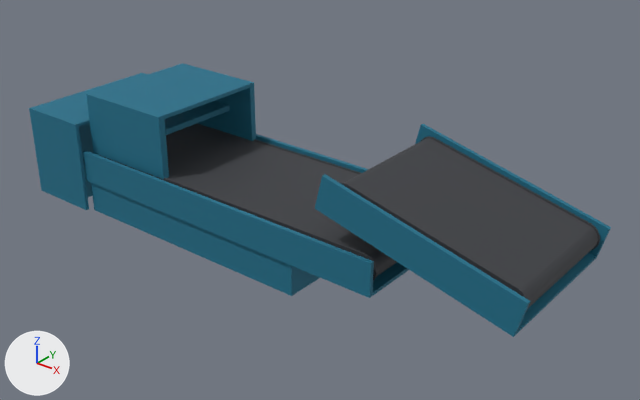
The FBX model Carcassonne-Unity/Assets/Game/machines/Models/optique.fbx as it was, and as the next commit left it.
Before and after are seen from a 50 mm camera at (10.69, -11.36, 8.28) aimed at (1.55, 0.06, 1.2). The axes (+X, +Y, +Z) are drawn at lower left. The lights are the same throughout. Where no turn or scale is listed for an object, it has been applied to the vertices.

Names of what the first picture shows: 'base', 'cam_derriere', 'cam_devant', 'convoyeur', 'convoyeur_trioptique', 'mur_derriere', 'mur_devant', 'overband:pCylinder6', 'overband:polySurface2', 'pCylinder6', 'polySurface2'.
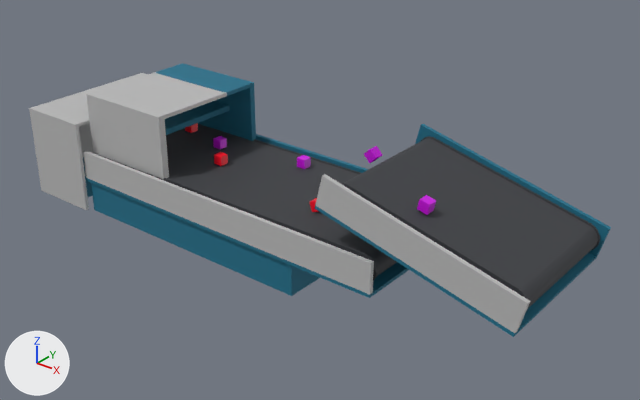
Pixel boxes [x1, y1, x2, y2] of what changed, in the pictures (640 x 400 px):
'polySurface2', recoloured (cyan to grey): [83, 151, 374, 294] in both
'overband:polySurface2', recoloured (cyan to grey): [315, 174, 531, 333] in both
'cam_devant', recoloured (cyan to grey): [86, 72, 227, 179] in both
'mur_devant', recoloured (cyan to grey): [29, 86, 107, 210] in both
'pCube9', added: after [417, 195, 436, 215]
'pCube10', added: after [364, 146, 382, 163]
'pCube5', added: after [214, 152, 228, 166]
'pCube7', added: after [297, 155, 311, 169]
'pCube6', added: after [213, 136, 227, 150]
'mur_derriere', recoloured: [102, 73, 148, 87] in both
'pCube2', added: after [185, 123, 198, 133]
'pCube3', added: after [309, 198, 319, 212]

The change, as a diff of the scene's bpy script:
```diff
--- a/Carcassonne-Unity/Assets/Game/machines/Models/optique.fbx.py
+++ b/Carcassonne-Unity/Assets/Game/machines/Models/optique.fbx.py
@@ me_mesh_008 @@
 me_mesh_008.from_pydata(...)  # 8 vertices, 6 faces; spans x -3.47..3.49, y -0.75..-0.67, z -0.29..0.29
-me_mesh_008.materials.append(mat_bleu)  # cyan #196f8a
+me_mesh_008.materials.append(mat_outsidebleu)  # grey #bcbcbc
@@ me_mesh_006 @@
 me_mesh_006.from_pydata(...)  # 26 vertices, 22 faces; spans x -1.5..0.0, y 0.0..1.17, z -1.84..0.0
-me_mesh_006.materials.append(mat_bleu)  # cyan #196f8a
+me_mesh_006.materials.append(mat_outsidebleu)  # grey #bcbcbc
@@ me_mesh_001 @@
 me_mesh_001.from_pydata(...)  # 8 vertices, 6 faces; spans x -1.84..1.84, y -0.75..-0.67, z -0.72..0.72
-me_mesh_001.materials.append(mat_bleu)  # cyan #196f8a
+me_mesh_001.materials.append(mat_outsidebleu)  # grey #bcbcbc
@@ me_mesh_010 @@
 me_mesh_010.from_pydata(...)  # 33 vertices, 25 faces; spans x -1.02..1.02, y -0.8..0.96, z -0.51..0.71
-me_mesh_010.materials.append(mat_bleu)  # cyan #196f8a
+me_mesh_010.materials.append(mat_outsidebleu)  # grey #bcbcbc
@@ me_mesh_005 @@
 me_mesh_005.from_pydata(...)  # 26 vertices, 22 faces; spans x -1.5..0.0, y -1.82..0.0, z -1.84..0.0
-me_mesh_005.materials.append(mat_bleu)  # cyan #196f8a
+me_mesh_005.materials.append(mat_outsidebleu)  # grey #bcbcbc
@@ ob_pcube5 @@
+ob_pcube5 = bpy.data.objects.new('pCube5', me_mesh_016)  # 56 vertices, 54 faces; spans x -0.098..0.098, y -0.096..0.096, z -0.098..0.098; in mat_dechetredmat (red #ff0024)
+ob_pcube5.location = (-0.58, -0.32, 1.57)
@@ ob_pcube2 @@
+ob_pcube2 = bpy.data.objects.new('pCube2', me_mesh_013)  # 56 vertices, 54 faces; spans x -0.098..0.098, y -0.096..0.096, z -0.098..0.098; in mat_dechetredmat (red #ff0024)
+ob_pcube2.location = (-2.24, 0.51, 1.58)
@@ ob_pcube9 @@
+ob_pcube9 = bpy.data.objects.new('pCube9', me_mesh_020)  # 56 vertices, 54 faces; spans x -0.113..0.113, y -0.096..0.096, z -0.113..0.113; in mat_dechetpurplemat (pink #ca00de)
+ob_pcube9.location = (4.46, -1.01, 2.4)
@@ ob_pcube3 @@
+ob_pcube3 = bpy.data.objects.new('pCube3', me_mesh_014)  # 56 vertices, 54 faces; spans x -0.122..0.122, y -0.096..0.096, z -0.122..0.122; in mat_dechetredmat (red #ff0024)
+ob_pcube3.location = (2.13, -0.71, 1.58)
@@ ob_pcube10 @@
+ob_pcube10 = bpy.data.objects.new('pCube10', me_mesh_021)  # 56 vertices, 54 faces; spans x -0.132..0.132, y -0.096..0.096, z -0.132..0.132; in mat_dechetpurplemat (pink #ca00de)
+ob_pcube10.location = (2.8, -0.07, 2.48)
@@ ob_pcube6 @@
+ob_pcube6 = bpy.data.objects.new('pCube6', me_mesh_017)  # 56 vertices, 54 faces; spans x -0.098..0.098, y -0.096..0.096, z -0.098..0.098; in mat_dechetpurplemat (pink #ca00de)
+ob_pcube6.location = (-1.16, 0.25, 1.58)
@@ ob_pcube7 @@
+ob_pcube7 = bpy.data.objects.new('pCube7', me_mesh_018)  # 56 vertices, 54 faces; spans x -0.098..0.098, y -0.096..0.096, z -0.098..0.098; in mat_dechetpurplemat (pink #ca00de)
+ob_pcube7.location = (0.74, 0.58, 1.56)
```
